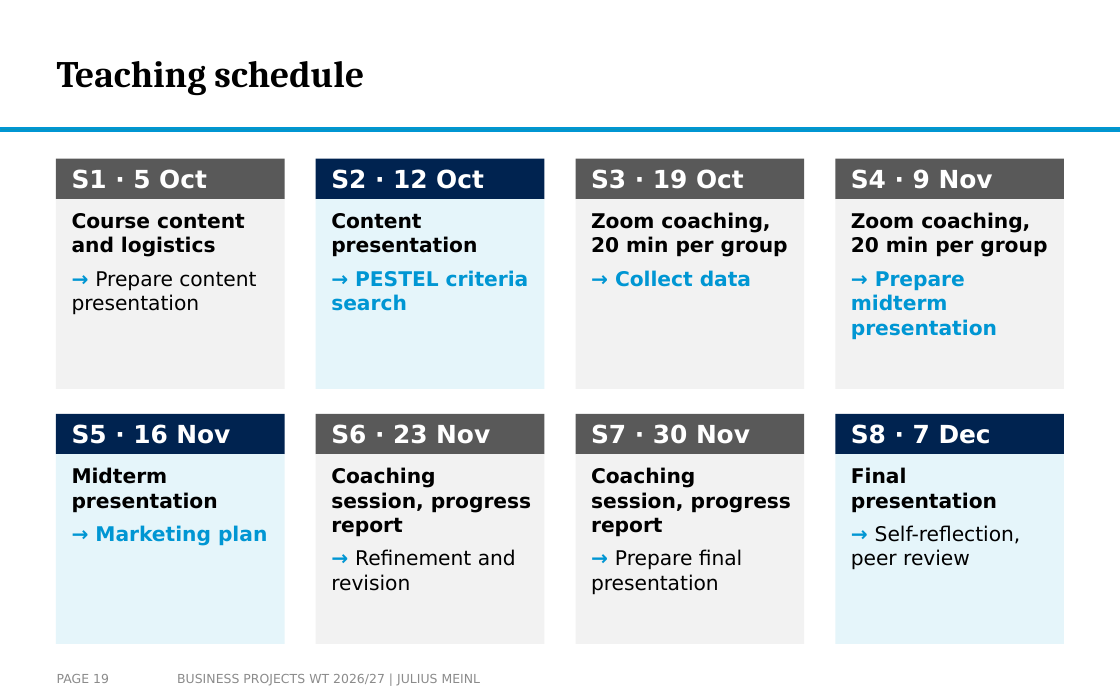
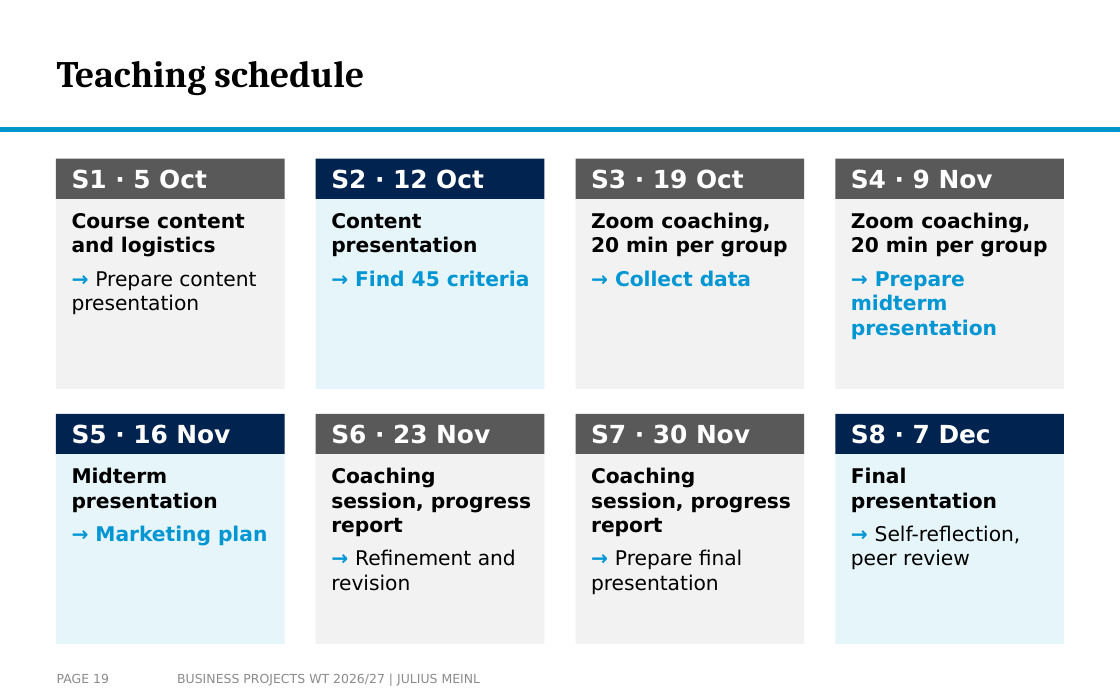
Before and after one commit to arnefloh-wu/ib-business-projects, a slide deck: slide 19 of WT26-27/Business Projects WT26-27 Slides.pptx. Drawn at 1120x700 pixels with LibreOffice and Linux fonts; fonts in the diff are those of the drawing; background and template pictures are left out. Boxes give left, top, right and bottom in pixels: in the first picture for what was removed or moved away, otherwise in the second. Text is boxed around its words. In the diff, an @@ line names an element or a change of style, - is before the commit and + after.

```diff
--- a/WT26-27/Business Projects WT26-27 Slides.pptx
+++ b/WT26-27/Business Projects WT26-27 Slides.pptx
@@ text in rectangle at (355,270,530,287): text changed @@
-→ PESTEL criteria search
+→ Find 45 criteria
```
Also in this commit, not shown: 6 other files.
